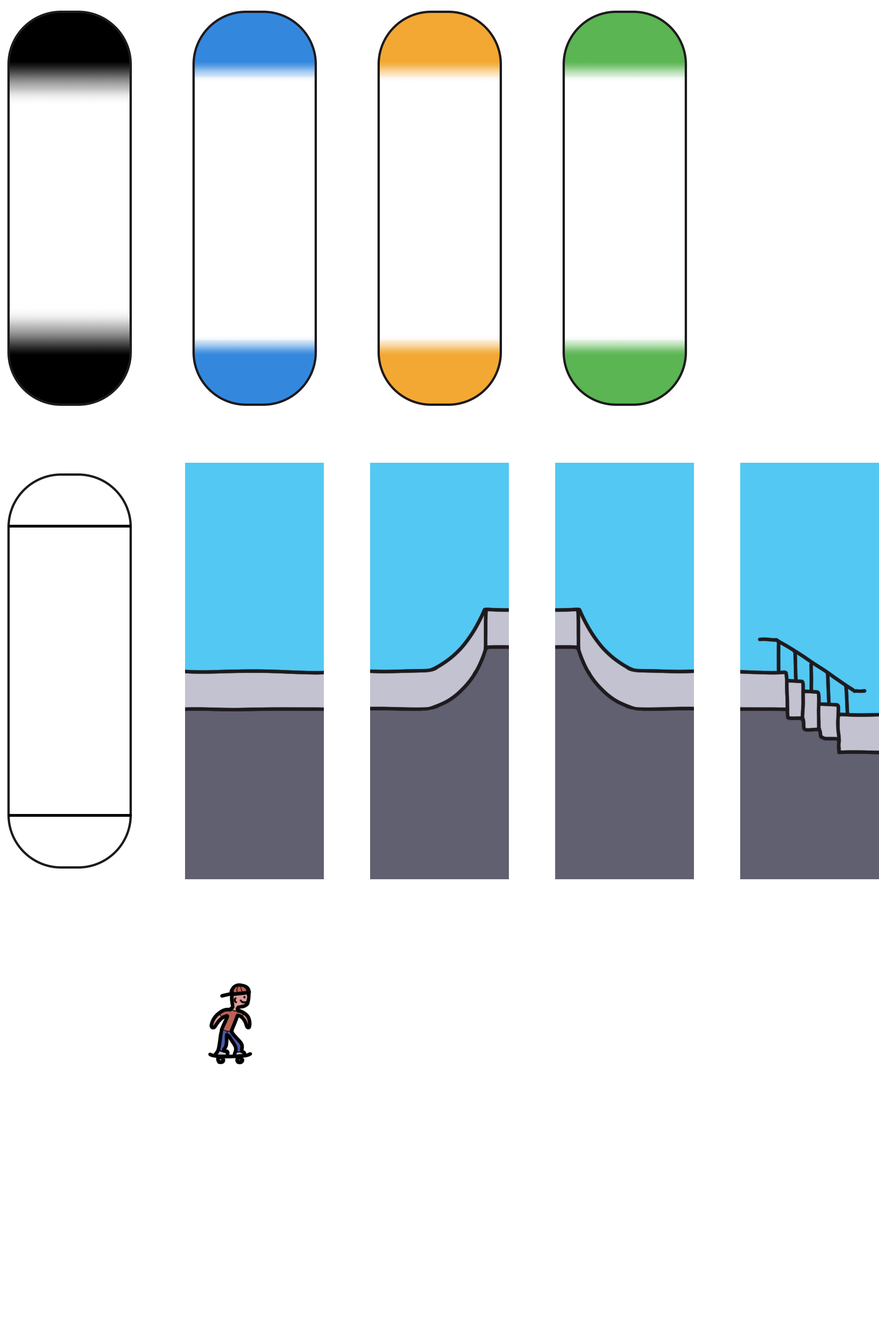
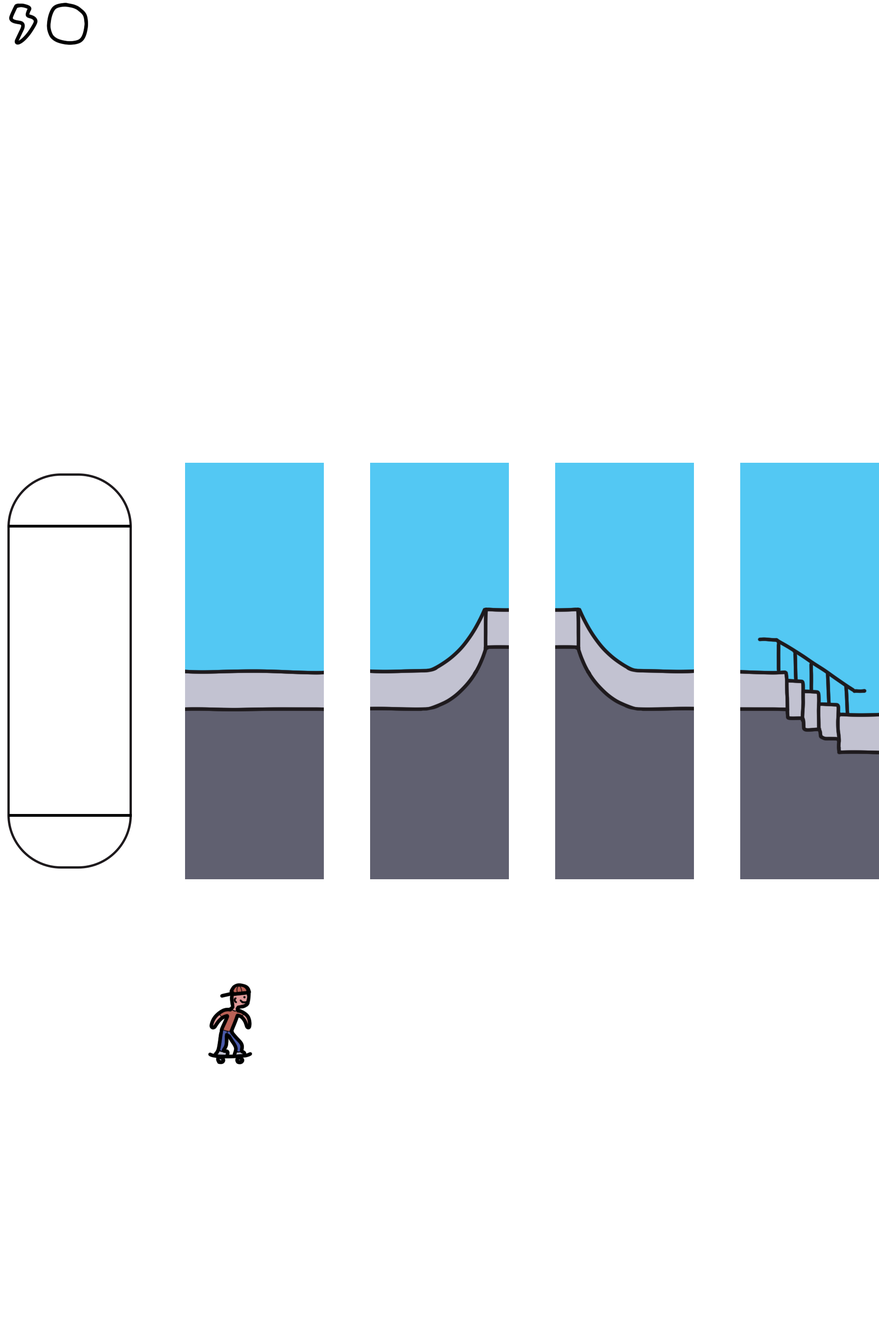
Layer changes from the first 879 × 1342 image to the second:
removed group "Card green" (1 layers) over (562, 10, 688, 406)
removed layer "Rectangle" (2nd of 6, in "Card green") from group "Card green" over (562, 10, 688, 406)
removed group "Card yellow" (1 layers) over (377, 10, 502, 406)
removed layer "Rectangle" (3rd of 6, in "Card yellow") from group "Card yellow" over (377, 10, 502, 406)
removed group "Card blue" (1 layers) over (192, 10, 317, 406)
removed layer "Rectangle" (4th of 6, in "Card blue") from group "Card blue" over (192, 10, 317, 406)
removed group "Card red" (1 layers) over (7, 10, 132, 406)
removed layer "Rectangle" (5th of 6, in "Card red") from group "Card red" over (7, 10, 132, 406)
added group "Icons" with 2 layers over (8, 2, 89, 46)
added layer "Layer 9" in group "Icons" over (8, 2, 89, 46)
added layer "Color" (6th of 6, in "Icons") in group "Icons" over (11, 4, 85, 44)
